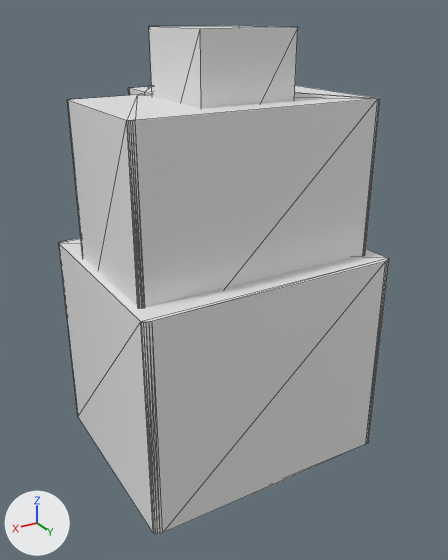
The OBJ model game/assets/uniques/pink-palace.obj, before and after one commit.
Both versions are drawn from a camera (50 mm lens) standing at (1.93, 3.24, 1.63) and looking at (-0.02, 0.0, 0.01). Every picture has the same lights, and +X, +Y and +Z are marked at lower left. Mesh edges are drawn as thin lines. Where no turn or scale is listed for an object, it has been applied to the vertices.

The first picture shows 'Don_Cesar_Base_Cube.002'.
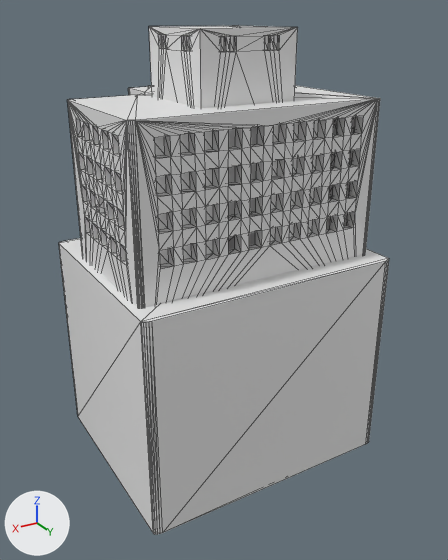
The change, as a list of edits to the scene's bpy script:
```text
Change me_don_cesar_base_cube_002:
    used by ob_don_cesar_base_cube_002; location = (0.0, 0.0, 0.0)
    remove me_don_cesar_base_cube_002.from_pydata(...)  # 146 vertices, 280 faces; spans x -0.85..0.85, y -0.85..0.66, z -1.2..1.55
    add me_don_cesar_base_cube_002.from_pydata(...)  # 1113 vertices, 2166 faces; spans x -0.85..0.85, y -0.85..0.66, z -1.2..1.55
    me_don_cesar_base_cube_002 part 1: 839 vertices added at x -0.8..0.8, y -0.41..0.5, z 0.4..1.08
    me_don_cesar_base_cube_002 part 2: 128 vertices added at x -0.3..0.3, y -0.3..0.3, z 1.44..1.52
```

What differs and where, as boxes [x1, y1, x2, y2] in the pictures (448 x 560 px):
part 1 of me_don_cesar_base_cube_002, added: after [68, 99, 378, 307]
part 2 of me_don_cesar_base_cube_002, added: after [149, 26, 298, 216]
